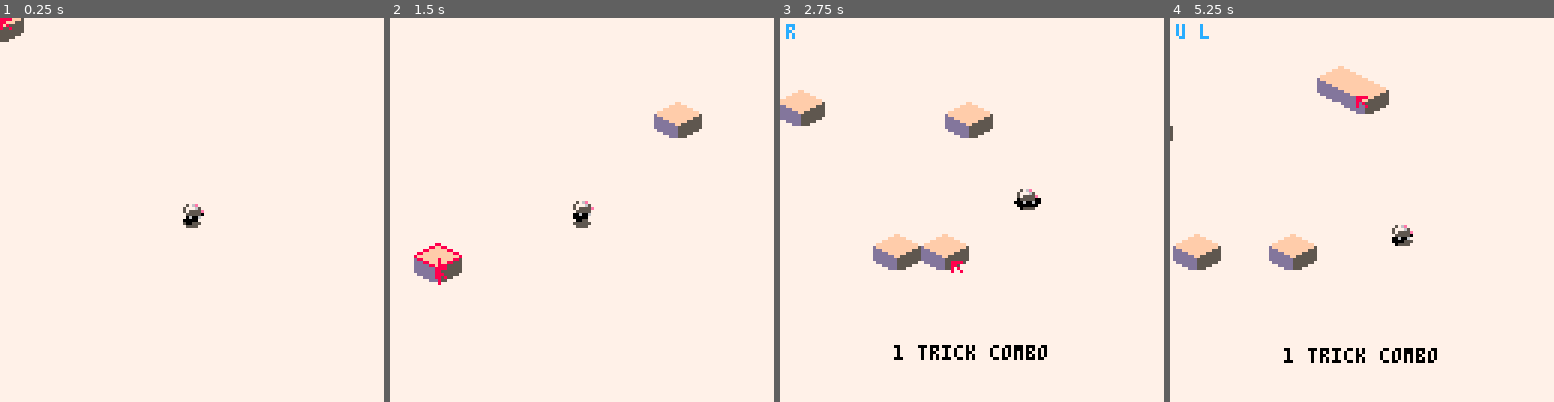
Above: before the commit, frames 1-4 (left to right).
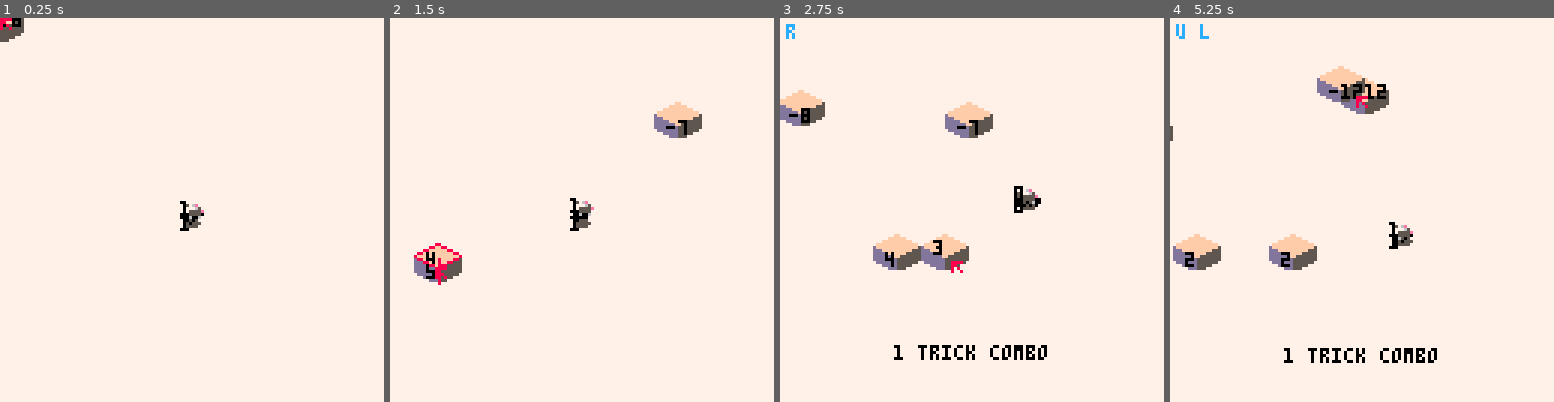
Above: after the commit, the same moments.

Repository: morganq/tinyhawk
Game: PICO-8 cartridge tinyhawk.p8
Two runs of this game, one before a commit and one after it. Both use one fixed random seed, a clock stepped at 60 frames per second and the inputs below.
Inputs (mouse positions are in pixels of both pictures, inside the frame that each line leads up to):
- Up to frame 1 (0.25 s): no input
- Up to frame 2 (1.5 s): tap X (X key) at 0.33, 1.07 s; click (670, 121) at 0.67 s; tap O (Z key) at 0.7 s; click (436, 267) at 1.22 s
- Up to frame 3 (2.75 s): hold Right 1.6-2.1 s; tap O (Z key) at 1.7, 2.1, 2.5 s; click (887, 114) at 1.77 s; tap X (X key) at 1.85 s; hold Up 2.15-2.42 s; click (952, 259) at 2.32 s; hold Right from 2.47 s (still down)
- Up to frame 4 (5.25 s): click (1404, 106) at 2.87 s; tap O (Z key) every 0.4 s from 2.9 to 4.9 s; tap X (X key) at 2.97, 4.08, 5.2 s; release Right at 3.03 s; hold Left 3.08-3.58 s; click (1465, 256) at 3.42 s; hold Down 3.63-3.97 s; click (1231, 102) at 3.97 s; hold Right 4.02-4.68 s; click (1292, 248) at 4.52 s; hold Up 4.73-5.03 s; click (1354, 94) at 5.07 s; hold Left from 5.08 s (still down)

The runs differ from the first frame. In frame 1, 0.2% of the frame differs, in the area x 0-52%, y 0-56%; in frame 2, 0.3%; in frame 3, 0.4%; in frame 4, 0.6%, in the area x 3-63%, y 15-65%.

Commit message:
pre change steering

Diff:
--- a/editor.lua
+++ b/editor.lua
@@ -3,6 +3,8 @@
 scroll = {0,0}
 debugs = {}
 local is_editing = true
+SHOW_DEPTH = true
+
 function do_test()
     local volumes = {
         --{ pt = {-5, 0, 0}, normal = v_norm({1, 1, 0}), aabb = {-10, 10, -10, 10, -10, 10} },
@@ -102,6 +104,10 @@
         load()
     end
 
+    if symbol == "w" then
+        SHOW_DEPTH = not SHOW_DEPTH
+    end
+
     if is_editing then
 
         if symbol == "q" then
@@ -126,6 +132,7 @@
 
         if (mb & 0b01) != 0 then
             add_map_tile(mv[1], mv[3], editor_sel, editor_elev, editor_fliph, editor_flipv)
+            presort_cells()
         end
         if (mb & 0b10) != 0 and not mbs[2] then
             editor_sel = (editor_sel % 3) + 1
@@ -146,6 +153,7 @@
         local t = tiles[editor_sel]
         edit_ent.center = mv
         edit_ent.height = editor_elev + 1
+        edit_ent.depth = get_depth(edit_ent)
         edit_ent.draw = function(self)
             isospr(t.sprite, mv, t.height, editor_elev, editor_fliph, editor_flipv, true, true)
         end
--- a/iso.lua
+++ b/iso.lua
@@ -106,6 +106,7 @@
         local e = {
             pos = {x,0,z},
             center = {x + 0.5, 0, z + 0.5},
+            depth = 0,
             cell = cell,
             height = elev + 1,
             draw = function(self)
@@ -117,11 +118,13 @@
                     self.cell.fliph, self.cell.flipv, l, r)
             end
         }
+        e.depth = get_depth(e)
         cell.ent = e
         cell.index = ind
         add(all_entities, e)
         map[x][z] = e.cell
         e.cell.rails = {}
+        e.depth = axis
         local rail_offset = {e.center[1], elev, e.center[3]}
         for rail in all(tile.rails) do
             local r1 = rotate(rail[1], cell.fliph, cell.flipv)
@@ -132,8 +135,12 @@
     end
 end
 
-function sort_normalize(a)
-    return a.center[1]\1 + a.center[2]\1 + a.center[3] \ 1
+function get_depth(a)
+    if a.depth_point then
+        return a.depth_point[1] + a.depth_point[2] + a.depth_point[3]
+    else
+        return a.center[1] + a.center[2] + a.center[3]
+    end
 end
 function axissort(a, b)
     local d = v_sub(a.center, b.center)
@@ -146,11 +153,20 @@
     if abs(d[3]) >= 1 then
         return d[3] > 0
     end ]]
-    return sort_normalize(a) > sort_normalize(b)
-end
-
-function sort_ents()
-    sort(all_entities, axissort)
+    return get_depth(a) > get_depth(b)
+end
+
+function presort_cells()
+    for ent in all(all_entities) do
+        if ent.cell then
+            ent.depth = get_depth(ent)
+        else
+            ent.depth = 0
+        end
+    end
+    sort(all_entities, function(a,b)
+        return a.depth > b.depth
+    end)
 end
 
 function render_iso_entities(entities)
@@ -158,14 +174,22 @@
     local x1, x2 = v[1] - rendersize \ 2, v[1] + rendersize \ 2
     local z1, z2 = v[3] - rendersize \ 2, v[3] + rendersize \ 2
 
+    -- can opt with deli if needed
     del(all_entities, skater)
     del(all_entities, skater.shadow)
-    insert_cmp(all_entities, skater, axissort)
-    insert_cmp(all_entities, skater.shadow, axissort)
+    insert_cmp(all_entities, skater, function(a,b) return a.depth > b.depth end)
+    insert_cmp(all_entities, skater.shadow, function(a,b) return a.depth > b.depth end)
 
     for ent in all(all_entities) do
         if not ent.cell or (ent.cell.x >= x1 and ent.cell.z >= z1 and ent.cell.x <= x2 and ent.cell.z <= z2) then
             ent:draw()
+            if SHOW_DEPTH and ent.depth then
+                add(debugs, function()
+                    local v = v2p(ent.center)
+                    local d = sub(tostr(ent.depth), 0, 3)
+                    print(d, v[1] - 4, v[2] - 2, 0)
+                end)
+            end
         end
     end
     if skater.grind_line then
@@ -226,5 +250,5 @@
             end
         end
     end
-    sort_ents()
-end
+    presort_cells()
+end
--- a/skater.lua
+++ b/skater.lua
@@ -5,6 +5,7 @@
     local e = {
         pos = {0.5, 0, 0.5},
         center = {0.5, 0, 0.5},
+        depth = 0,
         vel = {0, 0, 0},
         fwd = {-1, 0, 0},
         flat_fwd = {1, 0, 0},
@@ -107,7 +108,8 @@
 
             self:update_qp()
 
-            local volumes = prepare_collision_volumes(get_cells_within(self.pos, 0.5))
+            local touching_cells = get_cells_within(self.pos, 0.5)
+            local volumes = prepare_collision_volumes(touching_cells)
 
             --volumes = {}
             add(volumes, ground_volume)
@@ -152,6 +154,19 @@
                 self.char_yv = self.vel[2]
             end
             if self.airborne then self.airborne_frames += 1 end
+            local hh = 0
+            local cell_below = get_cell(self.pos)
+            if cell_below then
+                hh = cell_below.ent.center[2] + 0.1
+            end
+            --[[for cell in all(touching_cells) do
+                printh(cell.ent.height)
+                if self.pos[2] > cell.ent.height then
+                    hh = 0.9
+                end
+            end]]
+            self.depth = self.pos[1]\1 + hh + self.pos[3]\1 + 1
+            self.shadow.depth = self.depth
         end,
         update_qp = function(self)
             if not self.airborne then
@@ -254,6 +269,7 @@
     e.shadow = {
         pos = {0,0,0},
         center = {0,0,0},
+        depth = 0,
         height = 0,
         draw = function(self)
             local p = v2p(self.pos)
--- a/util.lua
+++ b/util.lua
@@ -86,7 +86,10 @@
     local cells = {}
     for x = pt[1] - range, pt[1] + range do
         for z = pt[3] - range, pt[3] + range do
-            add(cells, get_cell({x,0,z}))
+            local cell = get_cell({x,0,z})
+            if cell then
+                add(cells, cell)
+            end
         end
     end
     return cells
